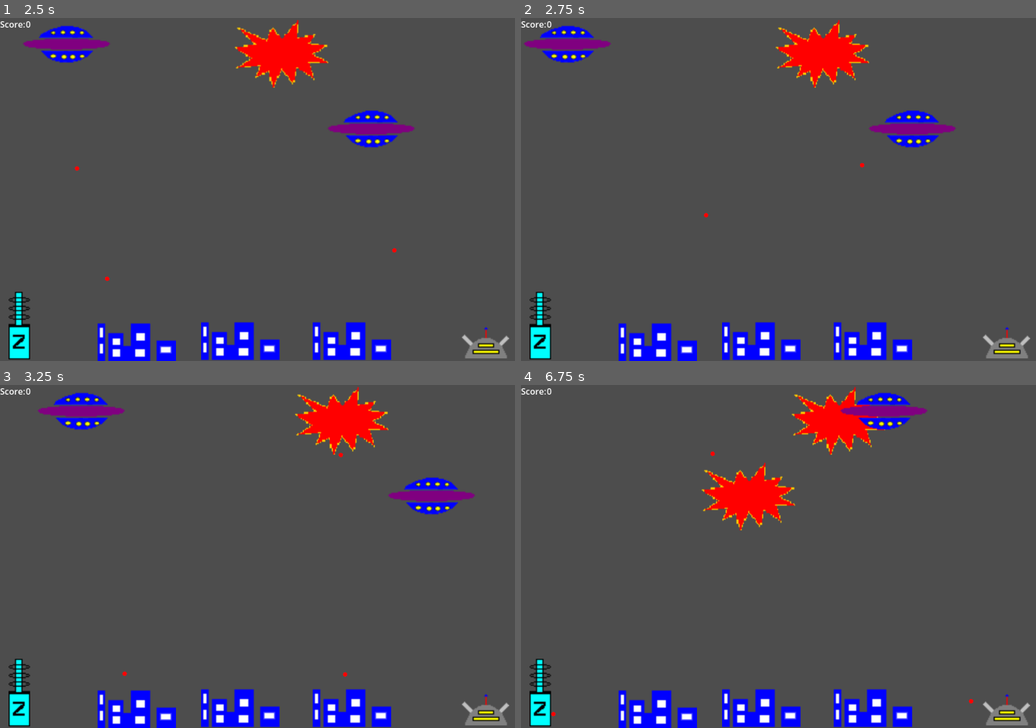
Above: before the commit, frames 1-4 (two rows, left to right).
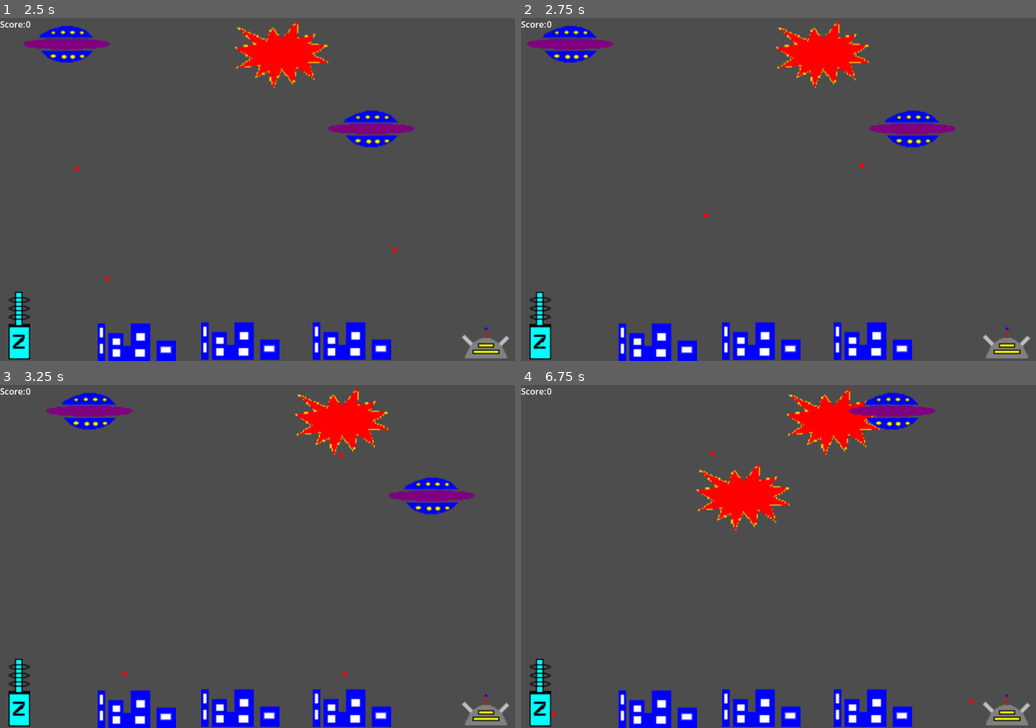
Above: after the commit, the same moments.

Repository: halkeye/AlienAttackGodot
Game: Godot game, scene res://scenes/main.tscn
The game is run twice, just before and just after one commit, with the same random seed, the same clock (stepped at 60 frames per second) and the same inputs.
Inputs (mouse positions are in pixels of both pictures, inside the frame that each line leads up to):
- Up to frame 1 (2.5 s): move the mouse to (370, 172) at 0.52 s; click (370, 172) at 0.67 s; move the mouse to (154, 206) at 1.27 s; click (154, 206) at 1.42 s; move the mouse to (309, 114) at 2.02 s; click (309, 114) at 2.17 s
- Up to frame 2 (2.75 s): no input
- Up to frame 3 (3.25 s): move the mouse to (231, 625) at 2.77 s; click (231, 625) at 2.92 s
- Up to frame 4 (6.75 s): move the mouse to (933, 607) at 3.52 s; click (933, 607) at 3.67 s; move the mouse to (624, 505) at 4.27 s; click (624, 505) at 4.42 s; move the mouse to (804, 556) at 5.02 s; click (804, 556) at 5.17 s; move the mouse to (701, 470) at 5.77 s; click (701, 470) at 5.92 s; move the mouse to (891, 539) at 6.52 s; click (891, 539) at 6.67 s

Frame 1 is identical in both runs. In frame 2, 0.4% of the frame differs, in the area x 0-19%, y 2-14%; in frame 3, 0.5%; in frame 4, 2.4%, in the area x 34-81%, y 0-43%.

Commit message:
Manually adjust walls for now, auto can come later

Diff:
--- a/scenes/main.gd
+++ b/scenes/main.gd
@@ -2,23 +2,20 @@
 
 @export var bullet_scene: PackedScene
 
-# Called when the node enters the scene tree for the first time.
 func _ready():
+#	var viewport = get_viewport_rect()
+#	$"LeftWall/CollisionShape2D".shape.size.x = 4
+#	$"LeftWall/CollisionShape2D".shape.size.y = viewport.size.y
+#	$"LeftWall/CollisionShape2D".position.x = 2
+#	$"LeftWall/CollisionShape2D".position.y = viewport.size.y / 2
+#
+#	$"RightWall/CollisionShape2D".shape.size.x = 4
+#	$"RightWall/CollisionShape2D".shape.size.y = viewport.size.y
+#	$"RightWall/CollisionShape2D".position.x = viewport.size.x - 2
+#	$"RightWall/CollisionShape2D".position.y = viewport.size.y / 2
 	pass # Replace with function body.
 
-# Called every frame. 'delta' is the elapsed time since the previous frame.
 func _process(delta):
-	var viewport = get_viewport_rect()
-
-	$"LeftWall/CollisionShape2D".shape.size.x = 4
-	$"LeftWall/CollisionShape2D".shape.size.y = viewport.size.y
-	$"LeftWall/CollisionShape2D".position.x = 2
-	$"LeftWall/CollisionShape2D".position.y = viewport.size.y / 2
-
-	$"RightWall/CollisionShape2D".shape.size.x = 4
-	$"RightWall/CollisionShape2D".shape.size.y = viewport.size.y
-	$"RightWall/CollisionShape2D".position.x = viewport.size.x - 2
-	$"RightWall/CollisionShape2D".position.y = viewport.size.y / 2
 	pass
 
 func _on_right_wall_body_entered(body):
--- a/scenes/main.tscn
+++ b/scenes/main.tscn
@@ -74,7 +74,7 @@
 collision_mask = 15
 
 [node name="CollisionShape2D" type="CollisionShape2D" parent="RightWall"]
-position = Vector2(1152, 280)
+position = Vector2(960, 288)
 shape = SubResource("RectangleShape2D_dwpw8")
 
 [connection signal="body_entered" from="LeftWall" to="." method="_on_left_wall_body_entered"]
